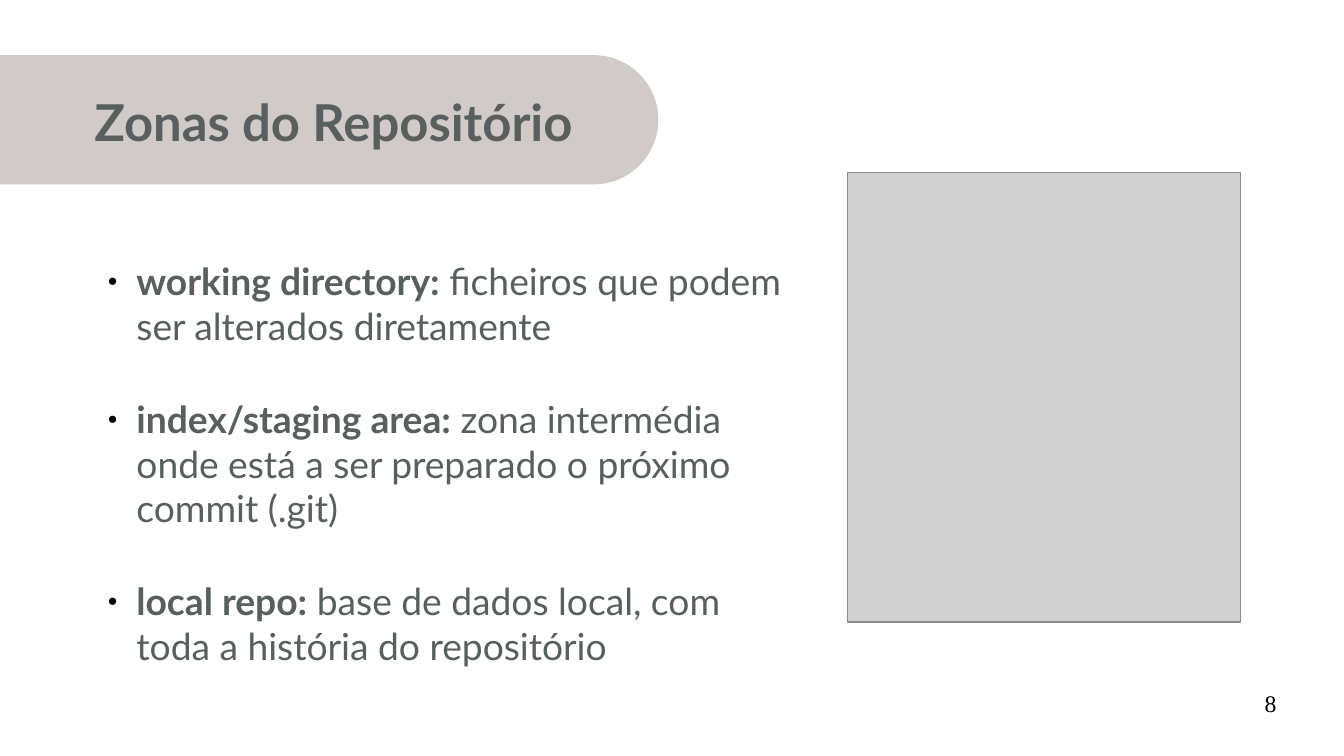
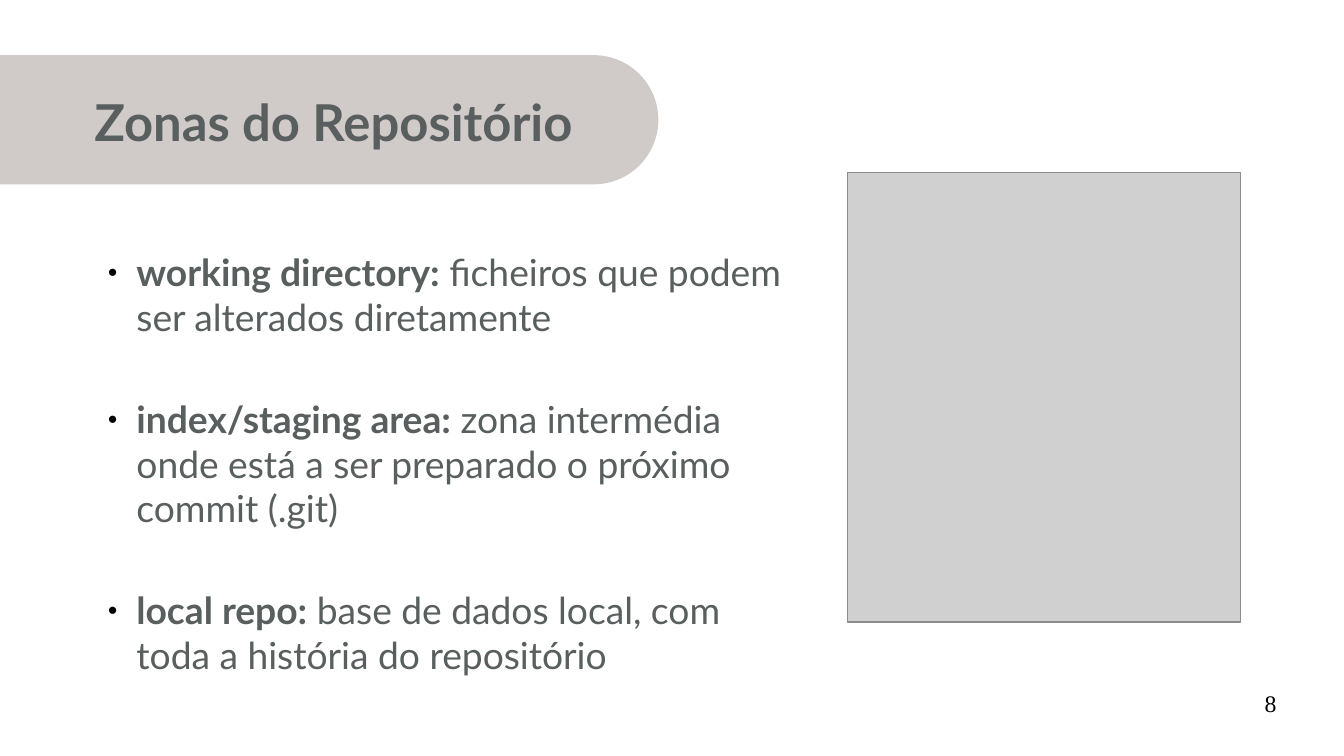
Before and after one commit to miguelpinho/git-lecture, a slide deck: slide 8 of lecture_pt.odp. Drawn at 1344x756 pixels with LibreOffice and Linux fonts; fonts in the diff are those of the drawing; grey boxes stand for pictures. Boxes give left, top, right and bottom in pixels: in the first picture for what was removed or moved away, otherwise in the second. Text is boxed around its words. In the diff, an @@ line names an element or a change of style, - is before the commit and + after.

```diff
--- a/lecture_pt.odp
+++ b/lecture_pt.odp
@@ text "working directory: ficheiros que podem ...": place and size @@
-text "working directory: ficheiros que podem ..." at [136, 267, 781, 667]
+text "working directory: ficheiros que podem ..." at [136, 258, 781, 676]
@@ text "working directory: ficheiros que podem ..." at [136, 258, 781, 676]: more space between paragraphs @@
```
Also in this commit, not shown: 8 other slides changed, 1 other file.
